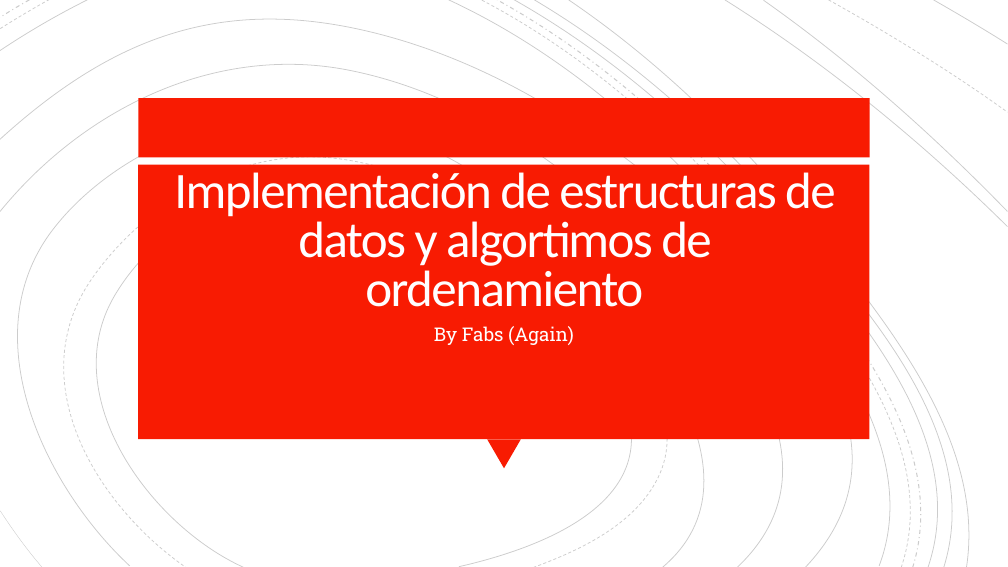
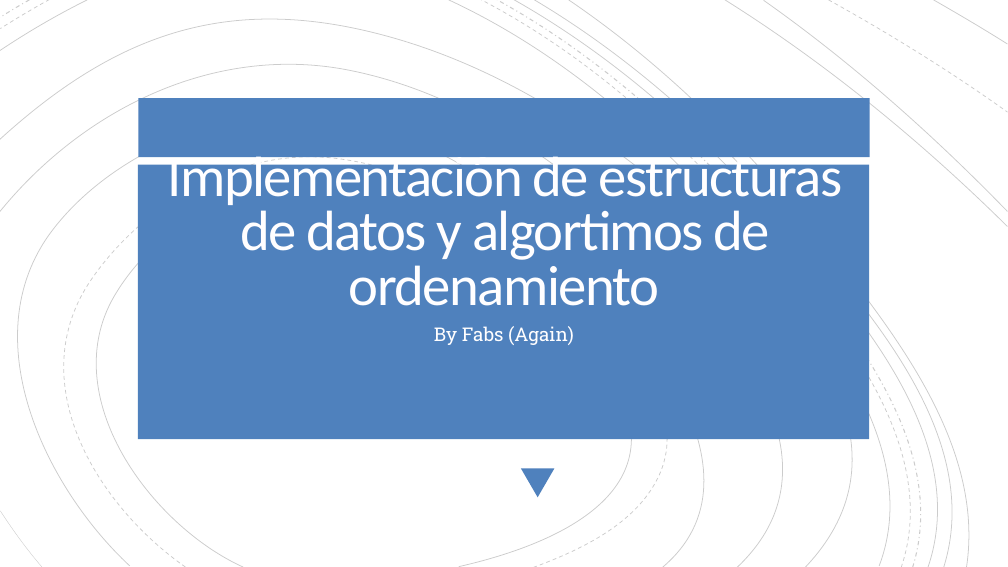
Before and after one commit to fgomezgo/learnProgramming, a slide deck: slide 1 of Session3/P2_Implementación de estructuras de datos y algortimos de.pptx. Drawn at 1008x567 pixels with LibreOffice and Linux fonts; fonts in the diff are those of the drawing. Boxes give left, top, right and bottom in pixels: in the first picture for what was removed or moved away, otherwise in the second. Text is boxed around its words. In the diff, an @@ line names an element or a change of style, - is before the commit and + after.

```diff
--- a/Session3/P2_Implementación de estructuras de datos y algortimos de.pptx
+++ b/Session3/P2_Implementación de estructuras de datos y algortimos de.pptx
@@ freeform shape at [0, 0, 49, 29]: outline #000000 0.75 pt dashed to #000000 0.74 pt; outline redrawn @@
@@ freeform shape at [482, 0, 944, 567]: outline #000000 0.75 pt dashed to #000000 0.74 pt @@
@@ freeform shape at [498, 0, 952, 567]: outline #000000 1 pt dashed to #000000 0.99 pt @@
@@ outline #000000 0.75 pt to #000000 0.74 pt; outline redrawn in 4 elements at [0, 45, 854, 567], [0, 0, 88, 51], [513, 0, 970, 567], [569, 0, 985, 567] @@
@@ freeform shape at [829, 0, 1008, 113]: outline #000000 0.75 pt dashed to #000000 0.74 pt @@
@@ outline #000000 0.75 pt to #000000 0.74 pt in 7 elements at [55, 166, 665, 567], [0, 0, 917, 567], [448, 0, 927, 566], [535, 0, 982, 567], [725, 0, 1008, 227], [764, 0, 1008, 211], [0, 107, 775, 567] @@
@@ rectangle at [138, 98, 870, 157]: fill #F81B02 to #4F81BD @@
@@ freeform shape at [20, 147, 685, 567]: outline #000000 0.75 pt dashed to #000000 0.74 pt; outline redrawn @@
@@ rectangle at [138, 165, 870, 439]: fill #F81B02 to #4F81BD @@
@@ text "Implementación de estructuras de datos ..." at [168, 156, 843, 306]: size 48.6 to 54 pt @@
@@ text "By Fabs (Again)" at [434, 326, 574, 345]: less space between paragraphs @@
@@ triangle: place and size @@
-triangle at [487, 439, 521, 468]
+triangle at [521, 468, 554, 497]
@@ triangle at [521, 468, 554, 497]: fill #F81B02 to #4F81BD; proportions changed @@
```
Also in this commit, not shown: 6 other slides changed, 1 other file.
